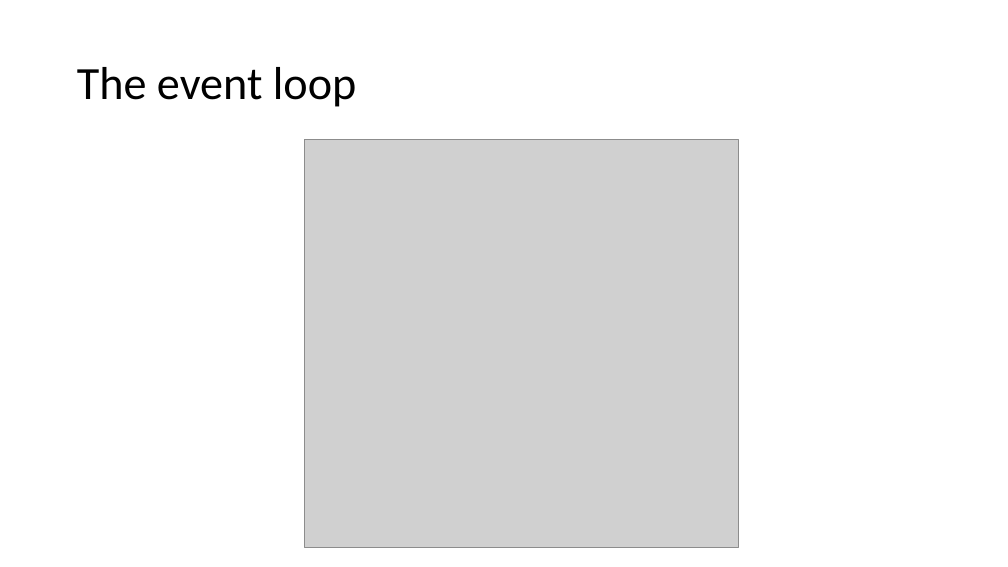
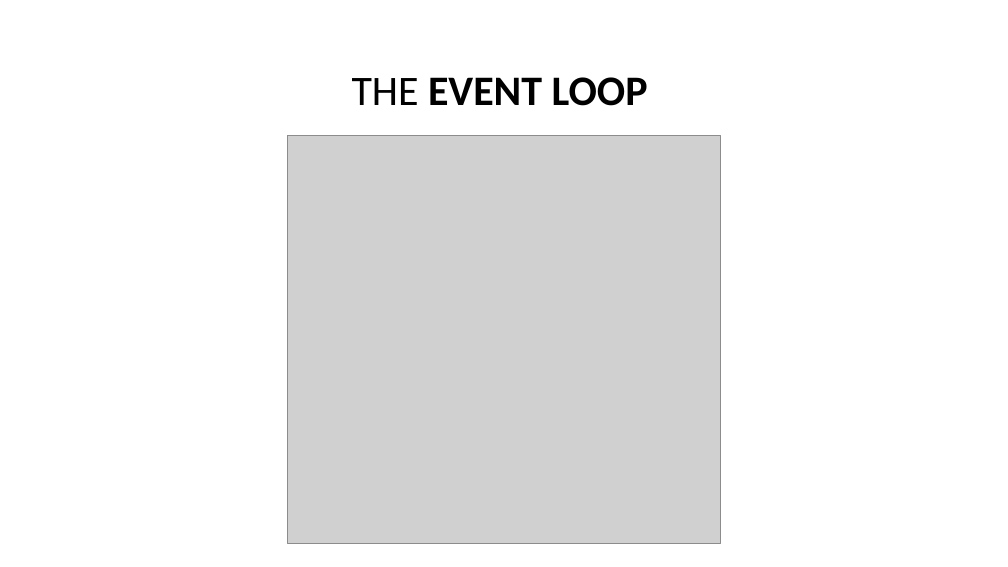
Before and after one commit to NickNaso/nodejs-tsw-2017, a slide deck: slide 31 of slides/nodejs-from-zero-to-hero.pptx (slide 32 before the commit). Drawn at 1008x567 pixels with LibreOffice and Linux fonts; fonts in the diff are those of the drawing; grey boxes stand for pictures. Boxes give left, top, right and bottom in pixels: in the first picture for what was removed or moved away, otherwise in the second. Text is boxed around its words. In the diff, an @@ line names an element or a change of style, - is before the commit and + after.

```diff
--- a/slides/nodejs-from-zero-to-hero.pptx
+++ b/slides/nodejs-from-zero-to-hero.pptx
@@ text "THE EVENT LOOP" at box(352, 77, 648, 106): vertical alignment middle to top @@
@@ text at box(352, 77, 648, 106): text changed; size 44 to 40 pt; bold on @@
-The event loop
+THE EVENT LOOP
@@ picture: place and size @@
-picture at box(305, 139, 738, 547)
+picture at box(287, 135, 721, 543)
```
Also in this commit, not shown: 11 other slides changed, 7 slides added, 8 slides removed, 1 other file.
